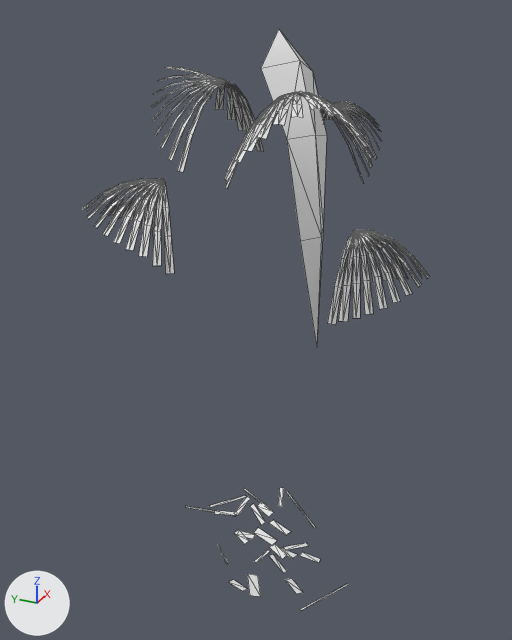
The OBJ model game/assets/models/plants/SM_Plant_FanPalmYoung_Leaf.obj as it was, and as the next commit left it.
The view is the same before and after, from a camera (50 mm lens) standing at (-5.29, -2.19, 5.19) and looking at (0.05, 0.21, 2.52). The lights are fixed; the arrows at lower left show +X, +Y and +Z. The older version comes first. Mesh edges are drawn as thin lines. Where no turn or scale is listed for an object, it has been applied to the vertices.

The first picture shows 'SM_Plant_FanPalmYoung_Leaf'.
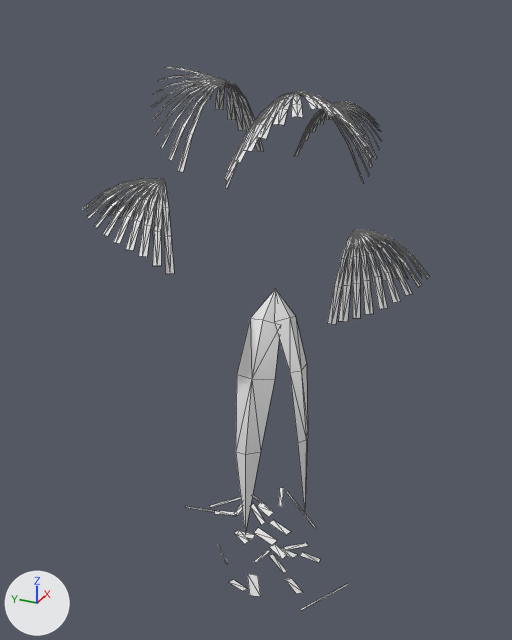
What differs and where, as boxes (x1, y1, x2, y2) in the pictures (512 x 640 px):
'SM_Plant_FanPalmYoung_Leaf', reshaped (7% shorter): before (83, 29, 429, 611); after (83, 67, 429, 611)
part 1 of me_sm_plant_fanpalmyoung_leaf, added: after (236, 289, 308, 533)
part 2 of me_sm_plant_fanpalmyoung_leaf, deleted: before (261, 29, 327, 346)

The change in detail:
me_sm_plant_fanpalmyoung_leaf is used by ob_sm_plant_fanpalmyoung_leaf; location (0.0, 0.0, 0.0).
me_sm_plant_fanpalmyoung_leaf had 1382 vertices, 1420 faces and spanned x -1.27..1.47, y -1.31..1.32, z -0.06..4.96.
me_sm_plant_fanpalmyoung_leaf now has 1392 vertices, 1432 faces and spans x -1.27..1.47, y -1.31..1.32, z -0.06..4.63.
me_sm_plant_fanpalmyoung_leaf part 1: a new loose piece of 21 vertices spanning x -0.61..0.01, y -0.45..0.17, z 0.63..2.87.
Part 2, on me_sm_plant_fanpalmyoung_leaf:
11 vertices are removed from x -0.51..0.15, y -0.52..0.0, z 2.57..4.96.
12 faces are deleted.
